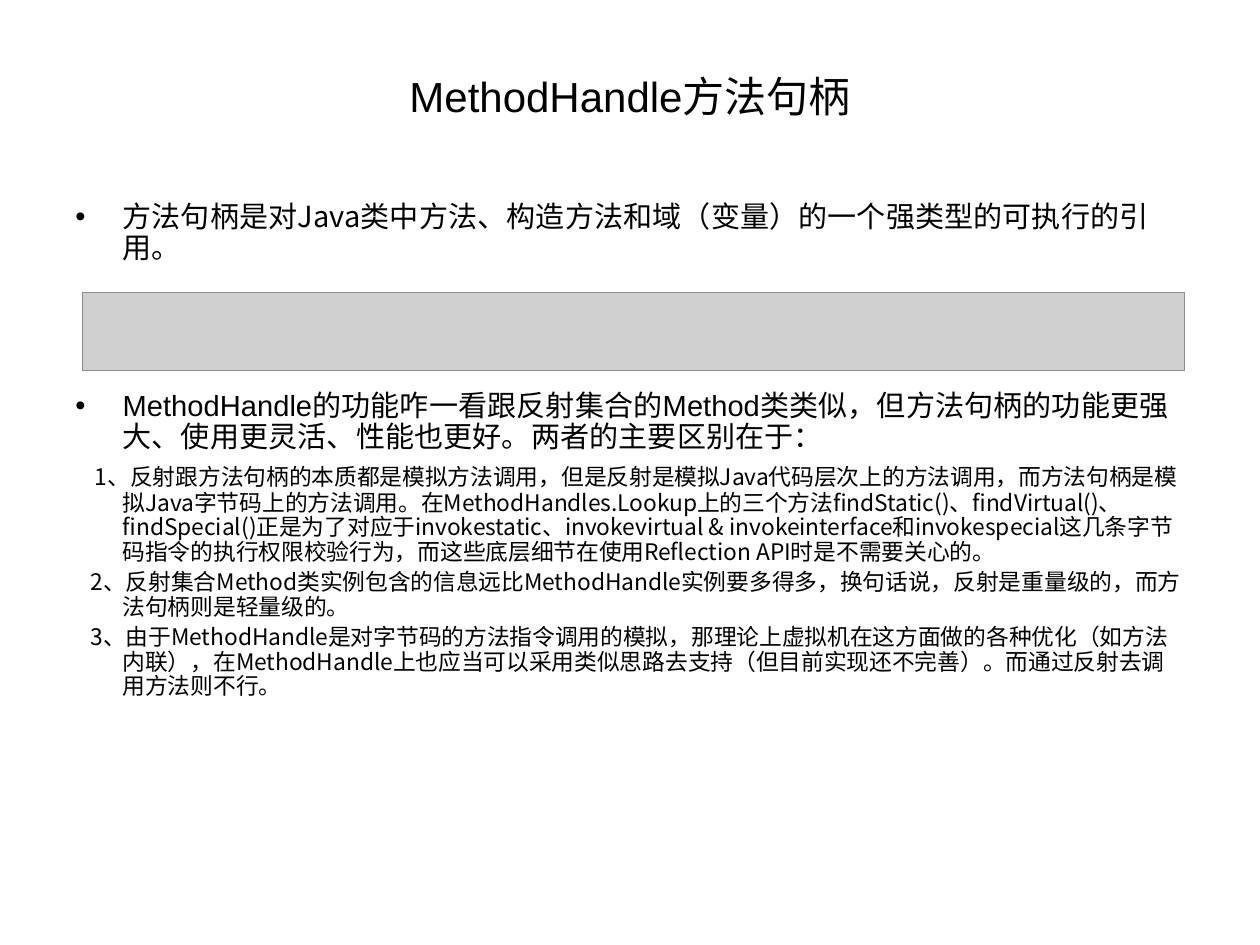
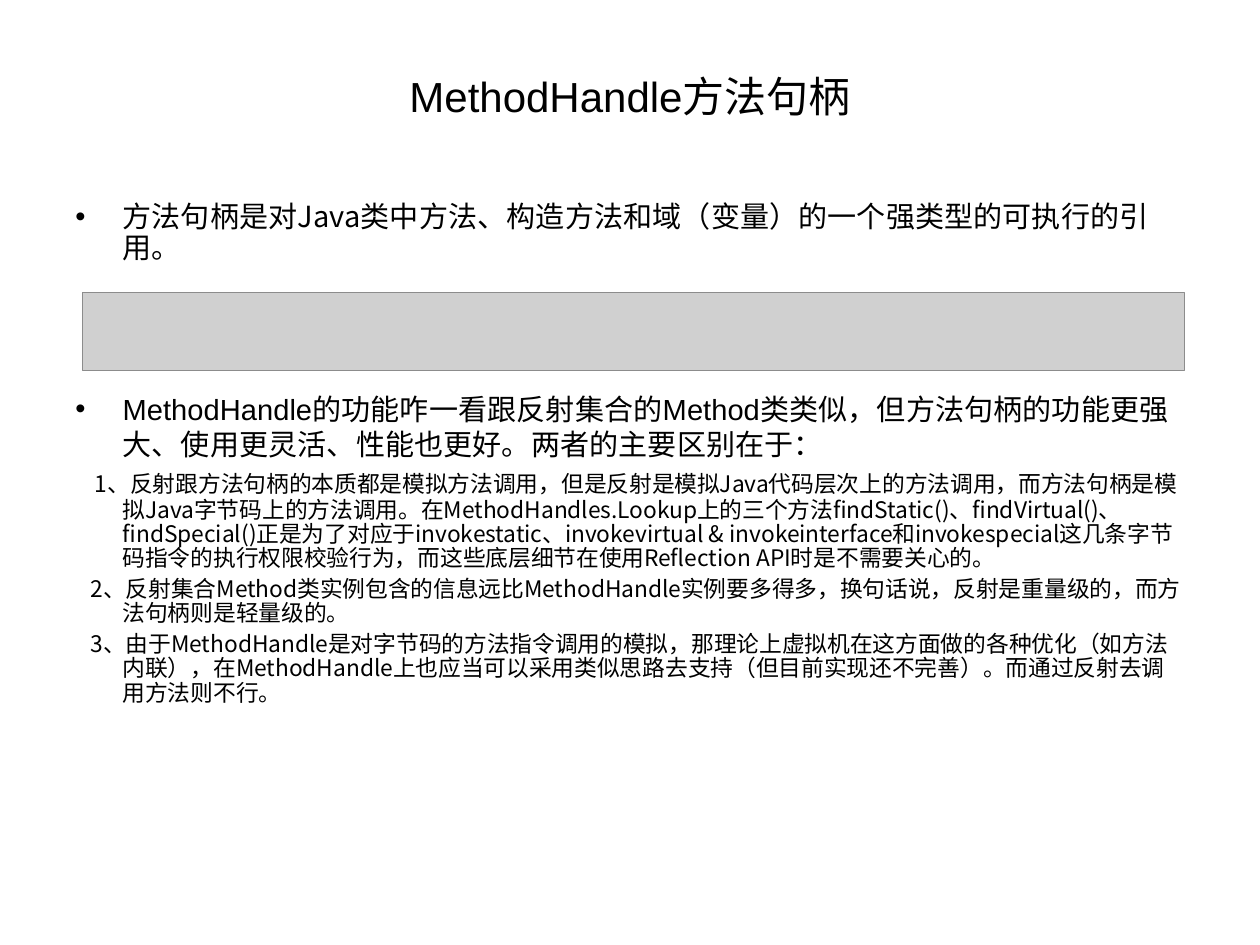
Before and after one commit to jianzijian/Hello-World, a slide deck: slide 11 of jdk8/jdk8学习分享.ppt. Drawn at 1260x945 pixels with LibreOffice and Linux fonts; fonts in the diff are those of the drawing; grey boxes stand for pictures; background and template pictures are left out. Boxes give left, top, right and bottom in pixels: in the first picture for what was removed or moved away, otherwise in the second. Text is boxed around its words. In the diff, an @@ line names an element or a change of style, - is before the commit and + after.

```diff
--- a/jdk8/jdk8学习分享.ppt
+++ b/jdk8/jdk8学习分享.ppt
@@ text at <box>123,397,1169,458</box>: line spacing 0.9 to 1 @@
```
Also in this commit, not shown: 1 other slide changed.
